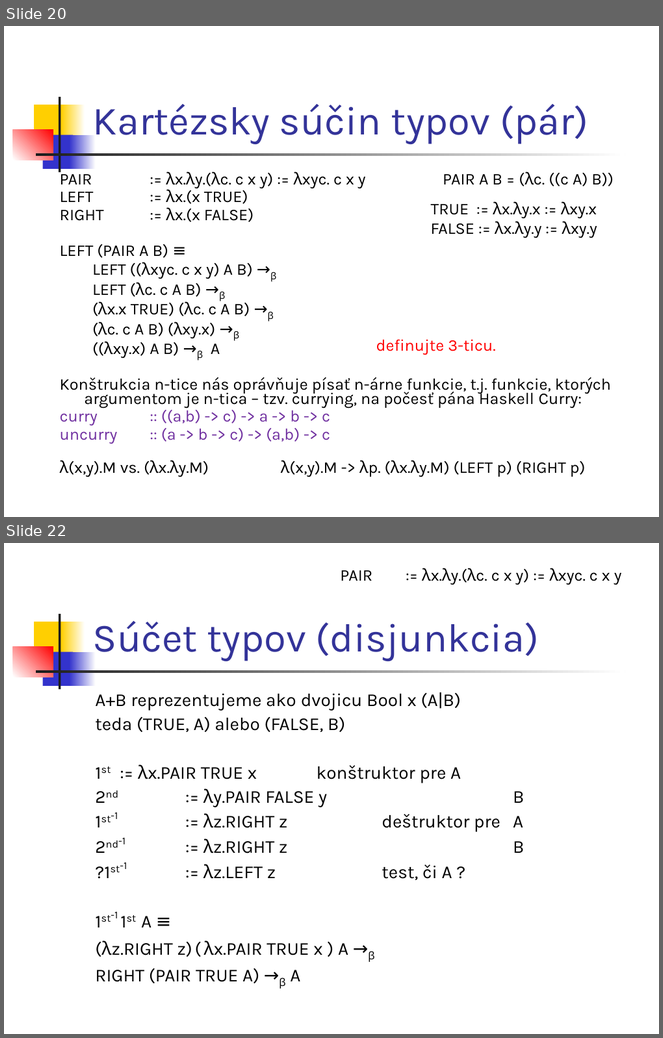
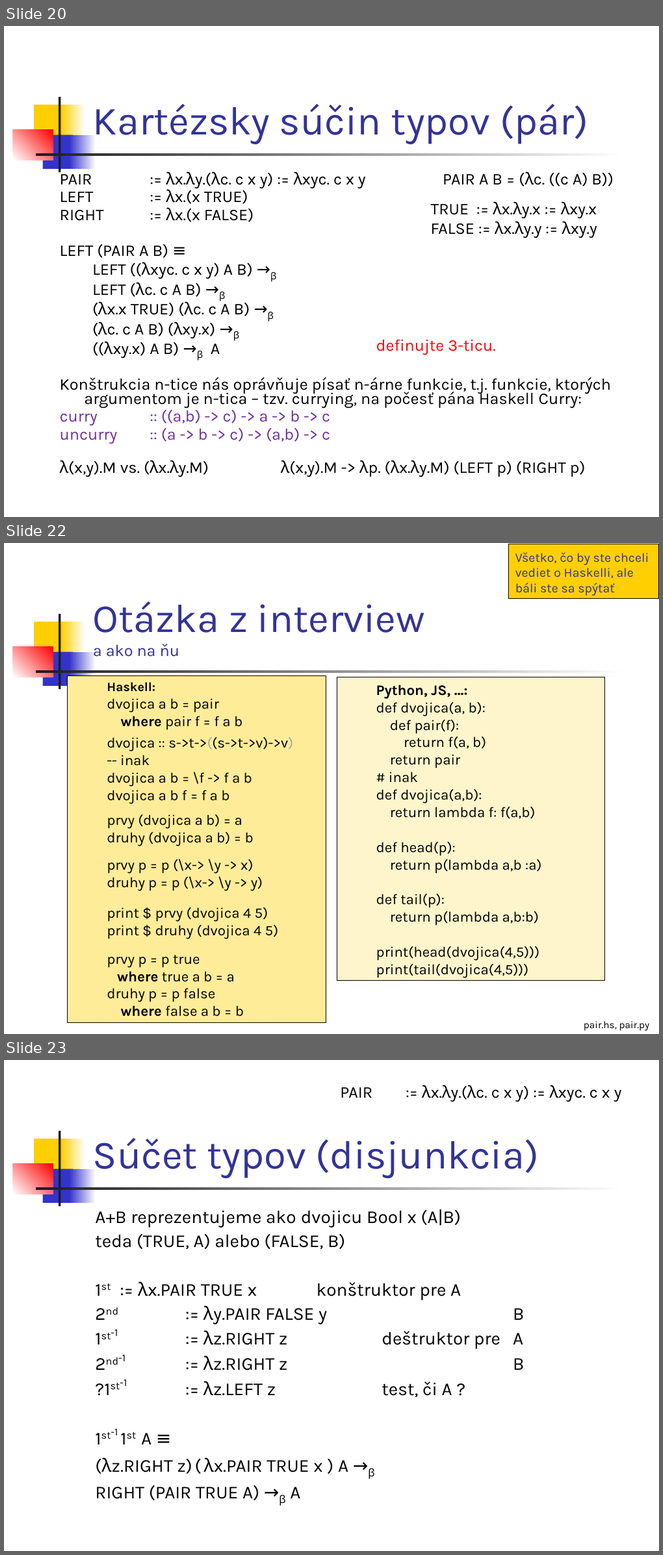
Before and after one commit to Funkcionalne/Prednasky, a slide deck: 06/06_fpro.ppt. Shown one above the other, each under a label of ours: slides 20 and 22 before the commit, slides 20, 22 and 23 after it; the slides between them are not shown. The pictures are 663x1038 and 663x1555 pixels, drawn with LibreOffice and Linux fonts; fonts in the diff are those of the drawing. Boxes give left, top, right and bottom in pixels: in the first picture for what was removed or moved away, otherwise in the second. Text is boxed around its words. In the diff, an @@ line names an element or a change of style, - is before the commit and + after.

```diff
--- a/06/06_fpro.ppt
+++ b/06/06_fpro.ppt
@@ slide 22 added at box(4, 543, 659, 1034), background #FFFFFF; not listed: 7 template elements that a slide beside it also shows @@
@@ rectangle added at box(509, 544, 659, 599), fill #FFCF01, outline #000000 0.74 pt, 14 pt, text #333399 @@
+Všetko, čo by ste chceli vediet o Haskelli, ale báli ste sa spýtať
@@ title added at box(93, 601, 425, 657), 44 pt, text #333399 @@
+Otázka z interview
+a ako na ňu
@@ rectangle added at box(68, 676, 326, 1023), fill #FFEC99, outline #000000 0.74 pt, 16 pt, text #000000 @@
+  Haskell:
+  dvojica a b = pair
+  where pair f = f a b
+  dvojica :: s->t->((s->t->v)->v)
+  -- inak
+  dvojica a b = \f -> f a b
+  dvojica a b f = f a b
+  prvy (dvojica a b) = a
+  druhy (dvojica a b) = b
+  prvy p = p (\x-> \y -> x)
+  druhy p = p (\x-> \y -> y)
+  print $ prvy (dvojica 4 5)
+  print $ druhy (dvojica 4 5)
+  prvy p = p true
+  where true a b = a
+  druhy p = p false
+  where false a b = b
@@ rectangle added at box(337, 678, 605, 980), fill #FFF5CC, outline #000000 0.74 pt, 16 pt, text #000000 @@
+  Python, JS, …:
+  def dvojica(a, b):
+  def pair(f):
+  return f(a, b)
+  return pair
+  # inak
+  def dvojica(a,b):
+  return lambda f: f(a,b)
+  def head(p):
+  return p(lambda a,b :a)
+  def tail(p):
+  return p(lambda a,b:b)
+  print(head(dvojica(4,5)))
+  print(tail(dvojica(4,5)))
@@ text added at box(584, 1021, 650, 1031), 11 pt, text #000000 @@
+pair.hs, pair.py
@@ what was slide 22 is now slide 23 @@
```
Also in this commit, not shown: 5 slides changed, 2 slides removed, 3 other files.
